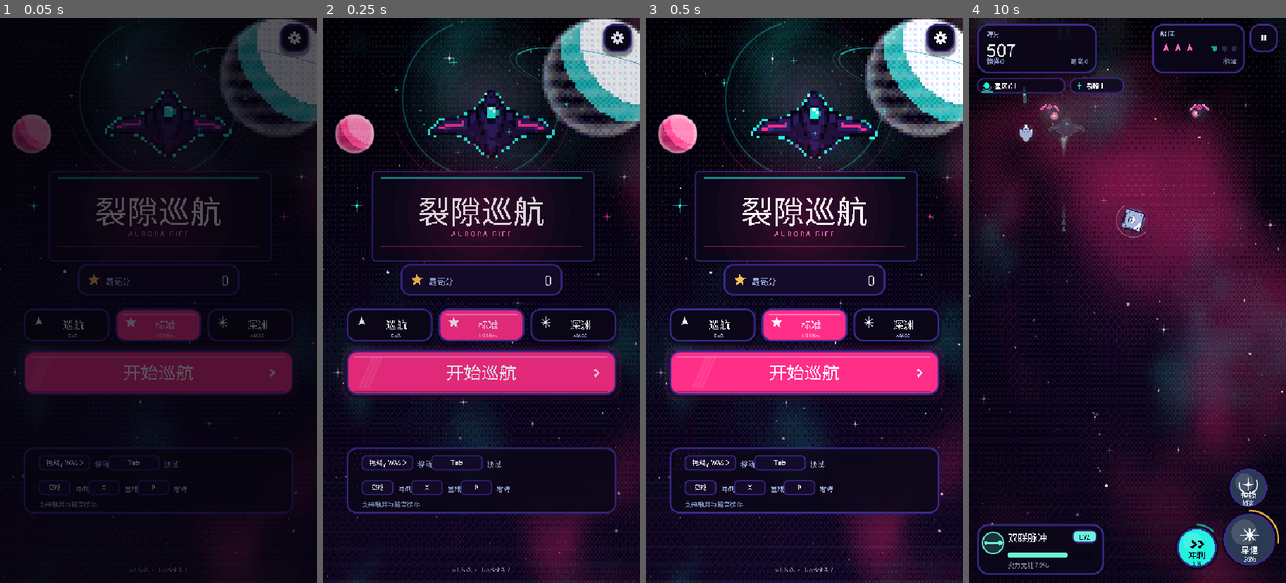
Above: before the commit, frames 1-4 (left to right).
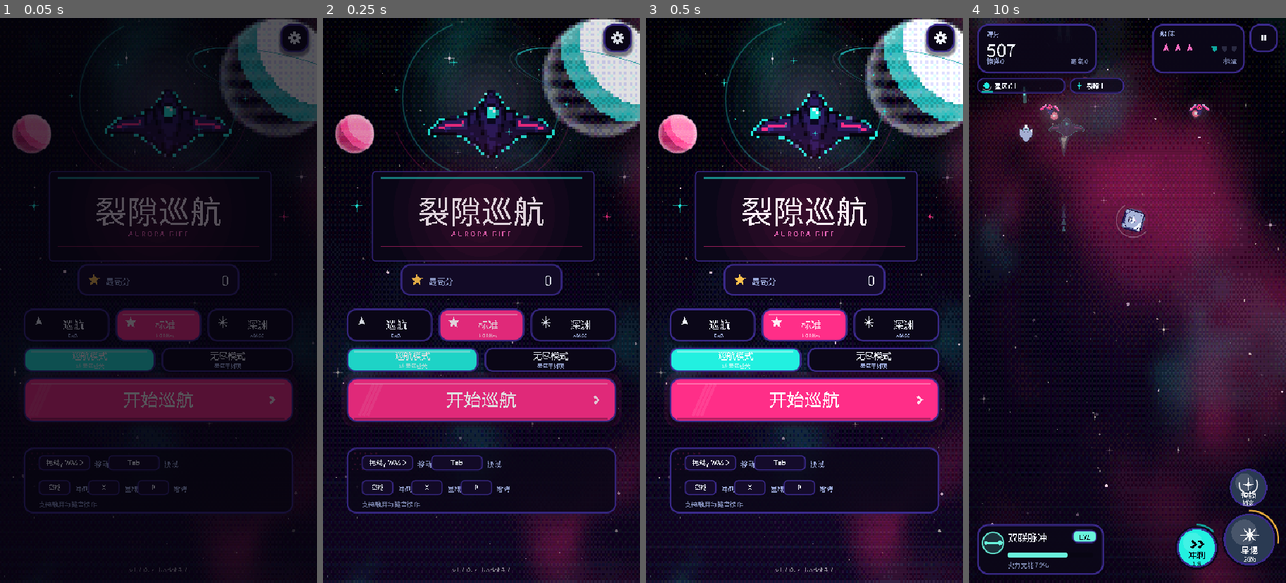
Above: after the commit, the same moments.

Repository: sctale/SpaceFighter-Godot
Game: Godot game, scene res://scenes/Main.tscn
Two runs of this game, one before a commit and one after it. Both use one fixed random seed, a clock stepped at 60 frames per second and the inputs below.
Inputs (mouse positions are in pixels of both pictures, inside the frame that each line leads up to):
- Up to frame 1 (0.05 s): no input
- Up to frame 2 (0.25 s): no input
- Up to frame 3 (0.5 s): no input
- Up to frame 4 (10 s): tap Enter at 0.5, 9.6 s; move the mouse to (1197, 272) at 0.52 s; hold D 0.53-1.25 s; tap 1 at 0.6 s; click (1197, 272) at 0.67 s; tap Space every 3 s from 0.77 to 9.77 s; drag from (1064, 328) to (1111, 413) at 1.27 s; move the mouse to (1159, 176) at 2.02 s; hold D 2.03-2.75 s; tap 3 at 2.1 s; click (1159, 176) at 2.17 s; drag from (1111, 413) to (1032, 215) at 2.77 s; move the mouse to (1222, 385) at 3.52 s; hold A 3.53-4.25 s; tap P at 3.6 s; click (1222, 385) at 3.67 s; drag from (1032, 215) to (1079, 159) at 4.27 s; move the mouse to (1143, 300) at 5.02 s; hold S 5.03-5.75 s; tap X at 5.1 s; click (1143, 300) at 5.17 s; drag from (1079, 159) to (1064, 328) at 5.77 s; move the mouse to (1197, 272) at 6.52 s; hold W 6.53-7.25 s; tap E at 6.6 s; click (1197, 272) at 6.67 s; drag from (1064, 328) to (1111, 413) at 7.27 s; move the mouse to (1159, 176) at 8.02 s; hold S 8.03-8.75 s; tap 2 at 8.1 s; click (1159, 176) at 8.17 s; drag from (1111, 413) to (1032, 215) at 8.77 s; move the mouse to (1222, 385) at 9.52 s; hold W from 9.53 s (still down); click (1222, 385) at 9.67 s

The runs differ from the first frame. In frame 1, 9.0% of the frame differs, in the area x 7-93%, y 58-98%; in frame 2, 9.5%; in frame 3, 9.7%, in the area x 5-95%, y 58-98%; in frame 4, less than 0.1%.

Commit message:
feat: 参考《像素飞机大战》加入无尽模式、三星评级、动态天气并重绘图标（v1.7.0）

Diff:
--- a/project.godot
+++ b/project.godot
@@ -4,7 +4,7 @@
 
 [application]
 config/name="Space Fighter Godot"
-config/version="1.6.0"
+config/version="1.7.0"
 run/main_scene="res://scenes/Main.tscn"
 config/features=PackedStringArray("4.7", "GL Compatibility")
 config/icon="res://assets/icons/icon_1024.png"
--- a/scripts/backdrop.gd
+++ b/scripts/backdrop.gd
@@ -30,7 +30,14 @@
 var moon_rect: ColorRect
 var moon_mat: ShaderMaterial
 var stars: Array = []
+var rain: Array = []
 var use_shader := true
+
+# 动态天气（参考《像素飞机大战》的云/闪电/雷雨）：clear / rain / storm
+var weather := "clear"
+var _weather_mix := 0.0
+var _flash := 0.0
+var _flash_cd := 2.6
 
 var _time := 0.0
 var _scroll := 0.0
@@ -94,9 +101,33 @@
 	moon_rect.material = moon_mat
 	add_child(moon_rect)
 	_init_stars()
+	_init_rain()
 	_resize()
 	_apply_palette(0, true)
 	get_viewport().size_changed.connect(_resize)
+
+
+## 天候切换：rain=雨丝，storm=雨丝+闪电白光。由 Main 按星区调用。
+func set_weather(w: String) -> void:
+	if w == weather:
+		return
+	weather = w
+	if weather == "clear":
+		_flash = 0.0
+	else:
+		_flash_cd = 1.2
+
+
+func _init_rain() -> void:
+	rain.clear()
+	for i in range(84):
+		rain.append({
+			"u": _rng.randf(),
+			"v": _rng.randf(),
+			"speed": _rng.randf_range(0.55, 1.35),
+			"len": _rng.randf_range(12.0, 30.0),
+			"alpha": _rng.randf_range(0.16, 0.44),
+		})
 
 
 func _resize() -> void:
@@ -161,12 +192,31 @@
 		if float(s["v"]) > 1.02:
 			s["v"] = -0.02
 			s["u"] = _rng.randf()
-	# 星区调色板平滑过渡
+	# 天气：雨丝下落、雷暴间歇闪光
+	var wet := 1.0 if weather != "clear" else 0.0
+	_weather_mix = lerpf(_weather_mix, wet, 1.0 - exp(-1.6 * delta))
+	if _weather_mix > 0.01:
+		for d in rain:
+			d["v"] = float(d["v"]) + delta * float(d["speed"]) * 0.85
+			if float(d["v"]) > 1.03:
+				d["v"] = -0.03
+				d["u"] = _rng.randf()
+	if weather == "storm":
+		_flash_cd -= delta
+		if _flash_cd <= 0.0:
+			_flash = 1.0
+			_flash_cd = _rng.randf_range(2.4, 5.2)
+	_flash = maxf(0.0, _flash - delta * 3.4)
+	# 星区调色板平滑过渡；无尽模式星区超过 10 后循环调色板
 	if main != null and not menu:
-		var zone := clampf(float(main.get("zone")), 1.0, 10.0)
-		var idx: int = ZONE_PALETTE[int(zone) - 1]
+		var idx: int = ZONE_PALETTE[(maxi(1, int(main.get("zone"))) - 1) % 10]
 		if idx != _palette_i:
 			_apply_palette(idx)
+		var w := String(main.weather_for_zone(int(main.get("zone"))))
+		if w != weather:
+			set_weather(w)
+	elif menu:
+		set_weather("clear")
 	for key in _target:
 		_colors[key] = Color(_colors[key]).lerp(Color(_target[key]), 1.0 - exp(-1.8 * delta))
 	_upload_colors()
@@ -225,6 +275,20 @@
 		_draw_stars()
 	if menu:
 		_draw_planet_ring(Vector2(view_size.x * 0.88, view_size.y * 0.105), minf(view_size.x * 0.19, 108.0), 0.22)
+	_draw_weather()
+
+
+## 雨丝与雷暴闪光：像素风短线段，风暴时追加一次全屏白光。
+func _draw_weather() -> void:
+	if _weather_mix <= 0.01:
+		return
+	var tint := 0.80 if weather == "storm" else 0.60
+	for d in rain:
+		var p := Vector2(float(d["u"]) * view_size.x, float(d["v"]) * view_size.y)
+		var l := float(d["len"]) * _weather_mix
+		draw_line(p, p + Vector2(-l * 0.34, l), Color(0.72, 0.86, 1.0, float(d["alpha"]) * tint), 1.0)
+	if _flash > 0.0:
+		draw_rect(Rect2(Vector2.ZERO, view_size), Color(0.86, 0.92, 1.0, _flash * 0.30))
 
 
 func _draw_gradient_fallback(menu: bool) -> void:
--- a/scripts/collision_system.gd
+++ b/scripts/collision_system.gd
@@ -193,6 +193,7 @@
 	if m.player_lives <= 0:
 		m.game_over = true
 		m.game_over_time = 0.0
+		m.stars = m.run_stars()
 		# 死亡立即关闭突破草稿，避免结算被三选一卡片挡住
 		m.upgrade_pending = false
 		m.upgrade_options.clear()
--- a/scripts/game_config.gd
+++ b/scripts/game_config.gd
@@ -520,6 +520,30 @@
 	return zone >= 10
 
 
+## 动态天气：每 4 星区轮换 晴/晴/雨/雷暴（参考《像素飞机大战》）。
+static func weather_for_zone(zone: int) -> String:
+	var m := (maxi(1, zone) - 1) % 4
+	if m == 3:
+		return "storm"
+	if m == 2:
+		return "rain"
+	return "clear"
+
+
+## 三星评级（参考《像素飞机大战》）：2 星需击杀/擦弹达标，3 星需满船体且分数达标。
+const STAR2_KILLS := 120
+const STAR2_GRAZE := 40
+const STAR3_SCORE := 20000
+
+static func run_stars(lives: int, max_hull: int, kills: int, graze: int, score: int) -> int:
+	var star := 1
+	if kills >= STAR2_KILLS or graze >= STAR2_GRAZE:
+		star = 2
+	if lives >= max_hull and score >= STAR3_SCORE:
+		star = 3
+	return star
+
+
 static func enemy_hp_scale(sector: int) -> float:
 	return 1.0 + maxf(0, sector - 1) * ENEMY_HP_PER_SECTOR
 
--- a/scripts/main.gd
+++ b/scripts/main.gd
@@ -128,6 +128,10 @@
 var paused := false
 var game_over_time := 0.0
 var difficulty := "standard"
+# 模式：campaign=10 星区巡航；endless=无尽（星区不封顶，比最远星区）
+var mode := "campaign"
+var best_endless := 0
+var stars := 0
 
 var player_bullets: Array = []
 var enemy_bullets: Array = []
@@ -256,6 +260,7 @@
 			graze = 132
 			rift = 48
 			total_kills = 260
+			stars = 3
 			_save_best()
 		elif _shot_mode == "demo":
 			_demo_no_fire = true
@@ -309,6 +314,15 @@
 		elif _shot_mode == "settings":
 			in_menu = true
 			settings_open = true
+		elif _shot_mode == "endless_menu":
+			# 无尽模式主菜单（验证模式胶囊选中态与无尽最远纪录）
+			mode = "endless"
+			in_menu = true
+		elif _shot_mode == "weather":
+			# 雷暴天候（第 4 星区）：雨丝 + 闪电
+			in_menu = false
+			_reset_game()
+			zone = 4
 		_shot_taken = false
 
 
@@ -380,6 +394,7 @@
 	var cfg := ConfigFile.new()
 	if cfg.load("user://save.cfg") == OK:
 		best_score = int(cfg.get_value("score", "best", 0))
+		best_endless = int(cfg.get_value("score", "best_endless", 0))
 		opt_music = bool(cfg.get_value("opt", "music", true))
 		opt_sfx = bool(cfg.get_value("opt", "sfx", true))
 		opt_shake = bool(cfg.get_value("opt", "shake", true))
@@ -406,14 +421,29 @@
 
 
 func _save_best() -> void:
-	if score <= best_score:
-		return
-	best_score = score
+	# 无尽模式单独记最远星区与最高分，不污染巡航纪录
+	if mode == "endless":
+		if zone <= best_endless and score <= best_score:
+			return
+		best_endless = maxi(best_endless, zone)
+		best_score = maxi(best_score, score)
+	else:
+		if score <= best_score:
+			return
+		best_score = score
 	# A1 修复：先 load 再合并写回，避免新 ConfigFile 直接 save 抹掉 [opt] 偏好。
 	var cfg := ConfigFile.new()
 	cfg.load("user://save.cfg")
 	cfg.set_value("score", "best", best_score)
+	cfg.set_value("score", "best_endless", best_endless)
 	cfg.save("user://save.cfg")
+
+
+## 结算评星（参考《像素飞机大战》的三星评级）：
+## 1 星=活下来；2 星=击杀或擦弹达标；3 星=不掉船体且分数达标。
+func run_stars() -> int:
+	return CFG.run_stars(player_lives, int(upgrades.get("max_hull", 3)),
+		total_kills, graze, score)
 
 
 ## 行为自检：确保判定不是"击杀帧才结算"的回归版本。
@@ -562,8 +592,32 @@
 		failures += 1
 		print("SELFTEST_FAIL swap_to_best solo")
 
+	# 9) 无尽模式突破后星区不封顶，巡航模式仍封顶第 10 区
+	mode = "endless"
+	_reset_game()
+	zone = 10
+	upgrade_pending = true
+	upgrade_options = [CFG.UPGRADE_POOL[0]]
+	upgrade_flow.choose(0)
+	var endless_ok := zone == 11
+	mode = "campaign"
+	_reset_game()
+	zone = 10
+	upgrade_pending = true
+	upgrade_options = [CFG.UPGRADE_POOL[0]]
+	upgrade_flow.choose(0)
+	if not endless_ok or zone != 10:
+		failures += 1
+		print("SELFTEST_FAIL endless zone endless=%s campaign=%d" % [str(endless_ok), zone])
+
+	# 10) 天候按 4 星区轮换、三星评级阈值
+	if weather_for_zone(4) != "storm" or CFG.run_stars(3, 3, 120, 40, 20000) != 3 \
+			or CFG.run_stars(1, 3, 0, 0, 0) != 1:
+		failures += 1
+		print("SELFTEST_FAIL weather/stars")
+
 	if failures == 0:
-		print("SELFTEST_OK n=8")
+		print("SELFTEST_OK n=10")
 	else:
 		print("SELFTEST_FAIL n=%d" % failures)
 	get_tree().quit(0 if failures == 0 else 1)
@@ -625,6 +679,7 @@
 			rift = 32
 			total_kills = 120
 			best_score = 60000
+			stars = 2
 		if _shot_mode == "hurt" and _shot_t > wait - 0.3:
 			hurt_flash = 0.7
 			shield_flash = 0.6
@@ -976,10 +1031,11 @@
 
 func _start_boss() -> void:
 	boss = Boss.new()
-	# 六台 Boss 按星区轮换（第 7 星区起回到第 1 台）
-	var boss_index: int = 5 if CFG.is_final_zone(int(zone)) else (int(zone) - 1) % 6
+	# 六台 Boss 按星区轮换（第 7 星区起回到第 1 台）；无尽模式超过第 10 区也继续轮换
+	var final := CFG.is_final_zone(int(zone)) and mode == "campaign"
+	var boss_index: int = 5 if final else (int(zone) - 1) % 6
 	boss.setup(boss_index, zone, waves.density_tier(), CFG.DIFFICULTY[difficulty])
-	if CFG.is_final_zone(int(zone)):
+	if final:
 		# 终局：裁决者额外 20% 血量，作为整局的收束
 		boss.max_hp *= 1.2
 		boss.hp = boss.max_hp
@@ -1074,11 +1130,12 @@
 		boss_cleared = true
 		waves.zone_kills = 0
 		enemy_bullets.clear()
-		if CFG.is_final_zone(int(zone)):
+		if CFG.is_final_zone(int(zone)) and mode == "campaign":
 			# 第 10 区终局击破 → 巡航完成（不再无限循环）
 			won = true
 			game_over = true
 			game_over_time = 0.0
+			stars = run_stars()
 			_save_best()
 			sfx.play_nova()
 		else:
@@ -1666,6 +1723,10 @@
 			difficulty = "standard"
 		"diff_abyss":
 			difficulty = "abyss"
+		"mode_campaign":
+			mode = "campaign"
+		"mode_endless":
+			mode = "endless"
 		"start":
 			_start_run()
 		"settings":
@@ -1731,6 +1792,11 @@
 	drag_offset.y = clampf(player_pos.y - pointer_pos.y, -140.0, 60.0)
 
 
+## 天候：参考《像素飞机大战》的动态天气，每 4 个星区轮换 晴/雨/雷暴。
+func weather_for_zone(z: int) -> String:
+	return CFG.weather_for_zone(z)
+
+
 func _start_run() -> void:
 	_reset_game()
 
@@ -1776,6 +1842,7 @@
 	display_score = 0.0
 	display_boss_hp = 1.0
 	graze = 0
+	stars = 0
 	game_over = false
 	won = false
 	paused = false
@@ -1810,6 +1877,8 @@
 	pity_weapon = 0
 	pity_drone = 0
 	drones.clear()
+	if backdrop != null:
+		backdrop.set_weather(weather_for_zone(1))
 	if music != null:
 		music.play_zone(1)
 		music.set_paused(false)
--- a/scripts/ui_menu.gd
+++ b/scripts/ui_menu.gd
@@ -60,6 +60,9 @@
 	skin.panel(ci, best_rect, skin.CREAM, 16.0, skin.BORDER, 3.0, true)
 	skin.icon_star(ci, best_rect.position + Vector2(28, 27), 11.0, skin.GOLD)
 	skin.text(ci, best_rect.position + Vector2(48, 35), "最高分", 14, skin.INK_SOFT)
+	if String(main.mode) == "endless":
+		skin.text(ci, best_rect.position + Vector2(48, 48),
+			"无尽最远 %02d 区" % int(main.best_endless), 9, skin.INK_SOFT)
 	skin.text_right(ci, best_rect.end.x - 18.0, best_rect.position.y + 37.0,
 		"%d" % int(main.best_score), 24, skin.INK)
 
@@ -93,13 +96,36 @@
 		skin.text_center(ci, r.position.x + r.size.x * 0.58, r.position.y + 49.0,
 			["EASY", "NORMAL", "ABYSS"][i], 8, Color(1, 1, 1, 0.55) if on else skin.INK_SOFT, 0)
 
+	# 模式：巡航（10 星区通关）/ 无尽（星区不封顶，参考《像素飞机大战》的无尽关卡）
+	var mode_y := diff_y - 26.0
+	var m_gap := 10.0
+	var m_w := (w - m_gap) * 0.5
+	var modes := [
+		["mode_campaign", "巡航模式", "10 星区通关", skin.CYAN],
+		["mode_endless", "无尽模式", "星区不封顶", skin.PINK],
+	]
+	for i in range(2):
+		var r := Rect2(cx - w * 0.5 + i * (m_w + m_gap), mode_y, m_w, 42.0)
+		rects[modes[i][0]] = r
+		var on: bool = String(main.mode) == ("campaign" if i == 0 else "endless")
+		var tint: Color = modes[i][3]
+		skin.panel(ci, r, tint if on else skin.PAPER, 14.0, skin.BORDER, 3.0, not on)
+		if on:
+			ci.draw_rect(Rect2(r.position + Vector2(14, 6), Vector2(r.size.x - 28, 3)),
+				Color(1, 1, 1, 0.35))
+		skin.text_center(ci, r.get_center().x, r.position.y + 20.0, modes[i][1], 15,
+			Color(1, 1, 1, 0.95) if on else skin.INK, 0)
+		skin.text_center(ci, r.get_center().x, r.position.y + 35.0, modes[i][2], 9,
+			Color(1, 1, 1, 0.60) if on else skin.INK_SOFT, 0)
+
 	# 出发按钮
-	var start_rect := Rect2(cx - w * 0.5, start_y - 112.0, w, 76.0)
+	var start_rect := Rect2(cx - w * 0.5, start_y - 66.0, w, 76.0)
 	rects["start"] = start_rect
 	var pulse := 0.5 + 0.5 * sin(t * 2.2)
 	skin.panel(ci, start_rect.grow(6.0 + pulse * 3.0), Color(skin.PINK.r, skin.PINK.g, skin.PINK.b, 0.10),
 		22.0, Color(0, 0, 0, 0), 0.0, false)
-	skin.button(ci, start_rect, "开始巡航", skin.PINK, false, 30, skin.WHITE)
+	skin.button(ci, start_rect, "开始无尽" if String(main.mode) == "endless" else "开始巡航",
+		skin.PINK, false, 30, skin.WHITE)
 	# 斜向扫光：只在按钮内部移动，不越出圆角
 	var shimmer := fmod(t * 72.0, maxf(1.0, start_rect.size.x - 56.0))
 	for i in range(3):
--- a/scripts/ui_overlay.gd
+++ b/scripts/ui_overlay.gd
@@ -151,11 +151,11 @@
 			return ""
 		for k in menu_buttons:
 			if Rect2(menu_buttons[k]).has_point(p):
-				if String(k) == "start":
-					return _flash_action("start")
-				if String(k) == "settings":
-					return _flash_action("settings")
-				return _flash_action("diff_" + String(k))
+				var key := String(k)
+				if key == "start" or key == "settings" \
+						or key == "mode_campaign" or key == "mode_endless":
+					return _flash_action(key)
+				return _flash_action("diff_" + key)
 		return ""
 	if bool(main.game_over):
 		for k in over_buttons:
@@ -329,28 +329,36 @@
 		"C":
 			tint = skin.VIOLET
 	var won: bool = bool(main.won)
+	var endless: bool = String(main.mode) == "endless"
 	skin.text_center(self, vw * 0.5, card.position.y + 52.0,
-		"巡航完成" if won else "巡航终止", 32,
+		"巡航完成" if won else ("无尽终止" if endless else "巡航终止"), 32,
 		skin.GOLD_DEEP if won else skin.PINK_DEEP, 0)
 	skin.text_center(self, vw * 0.5, card.position.y + 74.0,
 		"裂隙尽头 · 你带着信号回来了" if won else "信号消失在裂隙深处", 11, skin.INK_SOFT, 0)
-	# 评级星章
-	var gc := Vector2(vw * 0.5, card.position.y + 142.0)
-	skin.icon_burst(self, gc, 56.0, Color(tint.r, tint.g, tint.b, 0.18), 10)
-	skin.icon_burst(self, gc, 47.0, tint, 10)
-	skin.text_center(self, gc.x, gc.y + 20.0, grade, 48, skin.BG_PRIMARY, 0)
-	skin.text_center(self, gc.x, gc.y + 44.0, "评级", 9, skin.INK_SOFT, 0)
+	# 三星评级（参考《像素飞机大战》）：1=活下来；2=击杀/擦弹达标；3=满船体且分数达标
+	var star_y := card.position.y + 150.0
+	for i in range(3):
+		var sp := Vector2(vw * 0.5 + (i - 1) * 62.0, star_y)
+		if i < int(main.stars):
+			skin.glow(self, sp, 30.0, skin.GOLD, 5, 0.20)
+			skin.icon_star(self, sp, 21.0, skin.GOLD)
+		else:
+			skin.icon_star(self, sp, 21.0,
+				Color(skin.INK_SOFT.r, skin.INK_SOFT.g, skin.INK_SOFT.b, 0.28))
+	skin.text_center(self, vw * 0.5, star_y + 42.0, "评级 %s" % grade, 13, tint, 0)
 	skin.text_center(self, vw * 0.5, card.position.y + 228.0, "%d" % int(main.score), 44, skin.INK, 0)
 	skin.text_center(self, vw * 0.5, card.position.y + 248.0, "得分", 10, skin.INK_SOFT, 0)
 	if int(main.score) >= int(main.best_score) and int(main.score) > 0:
 		var rr := Rect2(vw * 0.5 - 74.0, card.position.y + 258.0, 148.0, 24.0)
 		skin.panel(self, rr, skin.GOLD, 8.0, skin.BORDER, 2.0, false)
 		skin.text_center(self, vw * 0.5, rr.position.y + 17.0, "新纪录", 11, skin.BG_PRIMARY, 0)
+	var zn: String = String(UIMenu.ZONE_NAMES[clampi((int(main.zone) - 1) % 10, 0, 9)])
 	var rows := [
-		["最远星区", "%02d  %s" % [int(main.zone), UIMenu.ZONE_NAMES[clampi(int(main.zone) - 1, 0, 9)]]],
+		["最远星区", "%02d  %s" % [int(main.zone), zn]],
 		["击坠", "%d" % int(main.total_kills)],
 		["擦弹 / 裂隙", "%d / %d" % [int(main.graze), int(main.rift)]],
-		["最高分", "%d" % int(main.best_score)],
+		["无尽纪录" if endless else "最高分",
+			"%02d 区" % int(main.best_endless) if endless else "%d" % int(main.best_score)],
 	]
 	for i in range(4):
 		var rr := Rect2(card.position.x + 26.0, card.position.y + 296.0 + i * 40.0, w - 52.0, 32.0)
@@ -377,7 +385,7 @@
 		draw_rect(Rect2(0, y - 54.0, vw, 3), Color(skin.WHITE.r, skin.WHITE.g, skin.WHITE.b, 0.35 * a))
 		draw_rect(Rect2(0, y + 51.0, vw, 3), Color(skin.WHITE.r, skin.WHITE.g, skin.WHITE.b, 0.35 * a))
 		skin.text_center(self, vw * 0.5, y - 8.0, "星区 %02d" % _banner_zone, 12, Color(skin.WHITE.r, skin.WHITE.g, skin.WHITE.b, a), 0)
-		skin.text_center(self, vw * 0.5, y + 32.0, UIMenu.ZONE_NAMES[clampi(_banner_zone - 1, 0, 9)],
+		skin.text_center(self, vw * 0.5, y + 32.0, UIMenu.ZONE_NAMES[clampi((_banner_zone - 1) % 10, 0, 9)],
 			34, Color(skin.WHITE.r, skin.WHITE.g, skin.WHITE.b, a), 3)
 	if _warning_t > 0.0:
 		var a := clampf(_warning_t / 0.5, 0.0, 1.0)
--- a/scripts/upgrade_system.gd
+++ b/scripts/upgrade_system.gd
@@ -116,7 +116,11 @@
 			m.upgrades["rift_score"] = float(m.upgrades["rift_score"]) + CFG.UPGRADE_RIFT_SCORE_STEP
 	m.upgrade_pending = false
 	m.upgrade_options.clear()
-	m.zone = mini(10, m.zone + 1)
+	# 无尽模式星区不封顶（参考《像素飞机大战》的无尽关卡），巡航仍封顶 10
+	if String(m.mode) == "endless":
+		m.zone = m.zone + 1
+	else:
+		m.zone = mini(10, m.zone + 1)
 	# AdvanceSector 对齐：换区清残敌/敌弹/光束，补给计时器按 Unity 原样延续
 	m.enemies.clear()
 	m.enemy_bullets.clear()
--- a/tools/verify_numbers.gd
+++ b/tools/verify_numbers.gd
@@ -240,6 +240,19 @@
 	_eq(failures, "beh.ws.swapSoloFalse", ws2.swap_to_best(30.0), false)
 	_eq(failures, "beh.ws.swapSoloRecharge", ws2.active().charge, 55.0)
 
+	# ---- v1.7.0：动态天候轮换 + 三星评级阈值（参考《像素飞机大战》）----
+	_eq(failures, "beh.weather.z1", CFG.weather_for_zone(1), "clear")
+	_eq(failures, "beh.weather.z3", CFG.weather_for_zone(3), "rain")
+	_eq(failures, "beh.weather.z4", CFG.weather_for_zone(4), "storm")
+	_eq(failures, "beh.weather.z5", CFG.weather_for_zone(5), "clear")
+	_eq(failures, "beh.weather.z22Cycle", CFG.weather_for_zone(22), "clear")
+	_eq(failures, "beh.stars.survive", CFG.run_stars(1, 3, 10, 0, 100), 1)
+	_eq(failures, "beh.stars.kills", CFG.run_stars(1, 3, 120, 0, 100), 2)
+	_eq(failures, "beh.stars.graze", CFG.run_stars(1, 3, 0, 40, 100), 2)
+	_eq(failures, "beh.stars.fullHull", CFG.run_stars(3, 3, 120, 40, 20000), 3)
+	_eq(failures, "beh.stars.lowHull", CFG.run_stars(2, 3, 120, 40, 20000), 2)
+	_eq(failures, "beh.stars.lowScore", CFG.run_stars(3, 3, 120, 40, 19999), 2)
+
 	if failures.is_empty():
 		print("VERIFY_OK checks=%d" % checks)
 		quit(0)
Binary file changed: assets/icons/icon_1024.png
Binary file changed: assets/icons/icon_bg_1024.png
Binary file changed: assets/icons/icon_fg_1024.png
Binary file added: docs/shots/android_v170_menu.png
Binary file added: docs/shots/android_v170_play.png
Binary file added: docs/shots/ui_v170_endless.png
Binary file added: docs/shots/ui_v170_menu.png
Binary file added: docs/shots/ui_v170_results.png
Binary file added: docs/shots/ui_v170_victory.png
Binary file added: docs/shots/ui_v170_weather.png
Not shown, changed: export_presets.cfg
Not shown, changed: CHANGELOG.md
